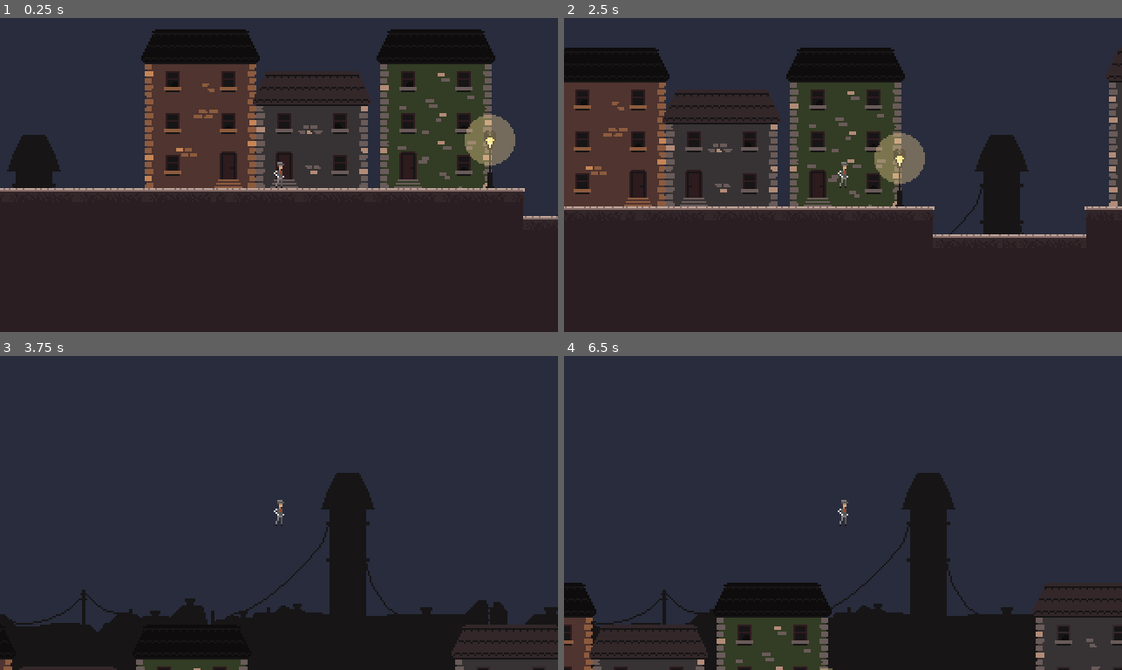
Above: before the commit, frames 1-4 (two rows, left to right).
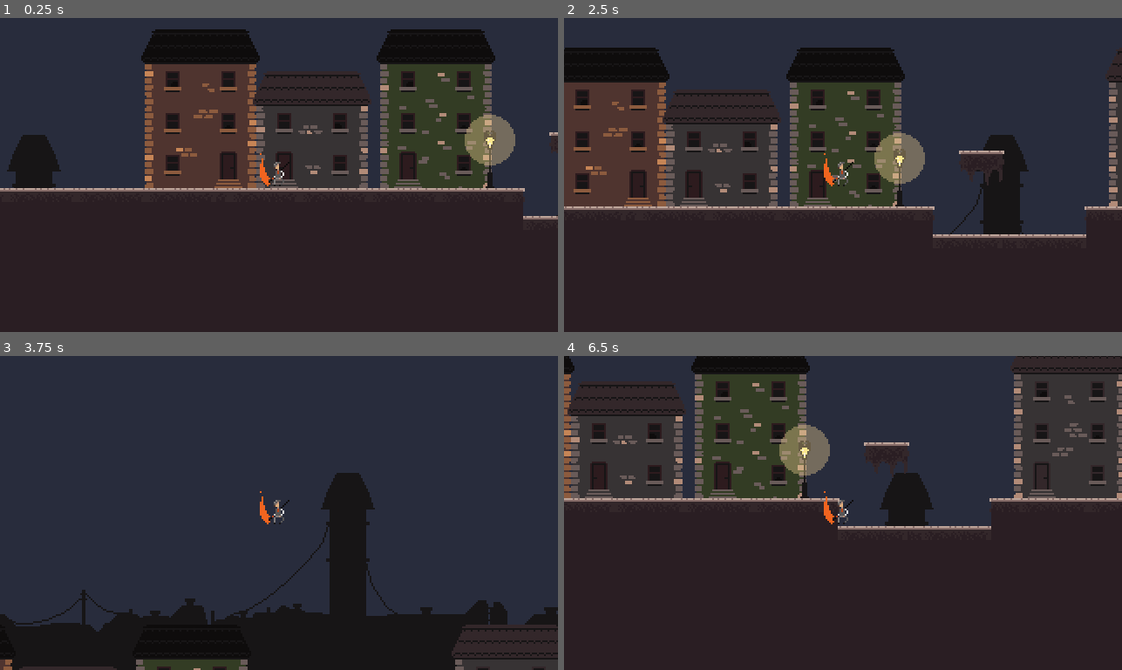
Above: after the commit, the same moments.

Repository: Gabrijel-Cobanov/Eestec_Starter_Project
Game: Godot game, scene res://Levels/RD/RD.tscn
Same seed, same stepped clock (60 frames per second), same inputs: the game is played once before the commit and once after it. This scene is started directly instead of the project's main scene.
Inputs:
- Up to frame 1 (0.25 s): no input
- Up to frame 2 (2.5 s): tap Enter (ui_accept) at 0.5 s; hold D (right) 0.53-2.03 s; tap Space (jump) at 0.6, 0.77, 1.07, 1.35, 1.52, 1.82, 2.1 s; hold A (left) from 2.03 s (still down)
- Up to frame 3 (3.75 s): release A (left) at 2.78 s; hold D (right) from 2.78 s (still down); tap Space (jump) at 2.85, 3.02, 3.32, 3.6 s
- Up to frame 4 (6.5 s): tap Space (jump) at 3.77, 4.07, 4.35, 4.52, 4.82, 5.1, 5.85, 6.02, 6.32 s; release D (right) at 4.28 s; hold A (left) 4.28-5.03 s; hold D (right) 5.03-5.78 s; hold A (left) from 5.78 s (still down)

The runs differ from the first frame. In frame 1, 0.2% of the frame differs, in the area x 46-100%, y 36-55%; in frame 2, 0.5%; in frame 3, 0.2%; in frame 4, 44%, in the area x 0-100%, y 0-100%.

Commit message:
Added a logo, made player animations
- Made player animations for idle, attacks, run, and the jump animation

Diff:
--- a/Entities/Player/Player.tscn
+++ b/Entities/Player/Player.tscn
@@ -13,6 +13,260 @@
 [ext_resource type="Script" path="res://Entities/Player/State Machine/States/PlayerHurt.gd" id="11_25wnf"]
 [ext_resource type="Script" path="res://Entities/Player/State Machine/States/PlayerDeath.gd" id="12_h68hv"]
 
+[sub_resource type="Animation" id="Animation_x5ox5"]
+resource_name = "idle"
+loop_mode = 1
+tracks/0/type = "value"
+tracks/0/imported = false
+tracks/0/enabled = true
+tracks/0/path = NodePath("RedHandJackSpritesheet:frame")
+tracks/0/interp = 1
+tracks/0/loop_wrap = true
+tracks/0/keys = {
+"times": PackedFloat32Array(0, 0.5, 1),
+"transitions": PackedFloat32Array(1, 1, 1),
+"update": 1,
+"values": [80, 81, 80]
+}
+
+[sub_resource type="Animation" id="Animation_2t1hl"]
+resource_name = "run"
+length = 0.8
+loop_mode = 1
+tracks/0/type = "value"
+tracks/0/imported = false
+tracks/0/enabled = true
+tracks/0/path = NodePath("RedHandJackSpritesheet:frame")
+tracks/0/interp = 1
+tracks/0/loop_wrap = true
+tracks/0/keys = {
+"times": PackedFloat32Array(0, 0.1, 0.2, 0.3, 0.4, 0.5, 0.6, 0.7),
+"transitions": PackedFloat32Array(1, 1, 1, 1, 1, 1, 1, 1),
+"update": 1,
+"values": [100, 101, 102, 103, 104, 105, 106, 107]
+}
+
+[sub_resource type="Animation" id="Animation_wx14c"]
+resource_name = "jump_start"
+length = 0.25
+step = 0.05
+tracks/0/type = "value"
+tracks/0/imported = false
+tracks/0/enabled = true
+tracks/0/path = NodePath("RedHandJackSpritesheet:frame")
+tracks/0/interp = 1
+tracks/0/loop_wrap = true
+tracks/0/keys = {
+"times": PackedFloat32Array(0, 0.25),
+"transitions": PackedFloat32Array(1, 1),
+"update": 0,
+"values": [110, 114]
+}
+
+[sub_resource type="Animation" id="Animation_ylrob"]
+resource_name = "jump_middle"
+length = 0.4
+loop_mode = 1
+tracks/0/type = "value"
+tracks/0/imported = false
+tracks/0/enabled = true
+tracks/0/path = NodePath("RedHandJackSpritesheet:frame")
+tracks/0/interp = 1
+tracks/0/loop_wrap = true
+tracks/0/keys = {
+"times": PackedFloat32Array(0, 0.1, 0.2, 0.3),
+"transitions": PackedFloat32Array(1, 1, 1, 1),
+"update": 1,
+"values": [120, 121, 122, 123]
+}
+
+[sub_resource type="Animation" id="Animation_yg3xg"]
+resource_name = "jump_end"
+length = 0.3
+tracks/0/type = "value"
+tracks/0/imported = false
+tracks/0/enabled = true
+tracks/0/path = NodePath("RedHandJackSpritesheet:frame")
+tracks/0/interp = 1
+tracks/0/loop_wrap = true
+tracks/0/keys = {
+"times": PackedFloat32Array(0, 0.1, 0.2, 0.3),
+"transitions": PackedFloat32Array(1, 1, 1, 1),
+"update": 1,
+"values": [130, 131, 132, 133]
+}
+
+[sub_resource type="Animation" id="Animation_d8vp1"]
+resource_name = "swing_1_side"
+length = 0.4
+tracks/0/type = "value"
+tracks/0/imported = false
+tracks/0/enabled = true
+tracks/0/path = NodePath("RedHandJackSpritesheet:frame")
+tracks/0/interp = 1
+tracks/0/loop_wrap = true
+tracks/0/keys = {
+"times": PackedFloat32Array(0, 0.4),
+"transitions": PackedFloat32Array(1, 1),
+"update": 0,
+"values": [140, 144]
+}
+
+[sub_resource type="Animation" id="Animation_apr8t"]
+resource_name = "swing_2_side"
+length = 0.4
+tracks/0/type = "value"
+tracks/0/imported = false
+tracks/0/enabled = true
+tracks/0/path = NodePath("RedHandJackSpritesheet:frame")
+tracks/0/interp = 1
+tracks/0/loop_wrap = true
+tracks/0/keys = {
+"times": PackedFloat32Array(0, 0.4),
+"transitions": PackedFloat32Array(1, 1),
+"update": 0,
+"values": [145, 149]
+}
+
+[sub_resource type="Animation" id="Animation_lpx4m"]
+resource_name = "swing_1_up"
+length = 0.4
+tracks/0/type = "value"
+tracks/0/imported = false
+tracks/0/enabled = true
+tracks/0/path = NodePath("RedHandJackSpritesheet:frame")
+tracks/0/interp = 1
+tracks/0/loop_wrap = true
+tracks/0/keys = {
+"times": PackedFloat32Array(0, 0.4),
+"transitions": PackedFloat32Array(1, 1),
+"update": 0,
+"values": [150, 154]
+}
+
+[sub_resource type="Animation" id="Animation_at7g5"]
+resource_name = "swing_2_up"
+length = 0.4
+tracks/0/type = "value"
+tracks/0/imported = false
+tracks/0/enabled = true
+tracks/0/path = NodePath("RedHandJackSpritesheet:frame")
+tracks/0/interp = 1
+tracks/0/loop_wrap = true
+tracks/0/keys = {
+"times": PackedFloat32Array(0, 0.4),
+"transitions": PackedFloat32Array(1, 1),
+"update": 0,
+"values": [155, 159]
+}
+
+[sub_resource type="Animation" id="Animation_nchmf"]
+resource_name = "swing_1_side_air"
+length = 0.4
+tracks/0/type = "value"
+tracks/0/imported = false
+tracks/0/enabled = true
+tracks/0/path = NodePath("RedHandJackSpritesheet:frame")
+tracks/0/interp = 1
+tracks/0/loop_wrap = true
+tracks/0/keys = {
+"times": PackedFloat32Array(0, 0.4),
+"transitions": PackedFloat32Array(1, 1),
+"update": 0,
+"values": [160, 164]
+}
+
+[sub_resource type="Animation" id="Animation_f6pvo"]
+resource_name = "swing_2_side_air"
+length = 0.4
+tracks/0/type = "value"
+tracks/0/imported = false
+tracks/0/enabled = true
+tracks/0/path = NodePath("RedHandJackSpritesheet:frame")
+tracks/0/interp = 1
+tracks/0/loop_wrap = true
+tracks/0/keys = {
+"times": PackedFloat32Array(0, 0.4),
+"transitions": PackedFloat32Array(1, 1),
+"update": 0,
+"values": [165, 169]
+}
+
+[sub_resource type="Animation" id="Animation_onejk"]
+resource_name = "swing_1_up_air"
+length = 0.4
+tracks/0/type = "value"
+tracks/0/imported = false
+tracks/0/enabled = true
+tracks/0/path = NodePath("RedHandJackSpritesheet:frame")
+tracks/0/interp = 1
+tracks/0/loop_wrap = true
+tracks/0/keys = {
+"times": PackedFloat32Array(0, 0.4),
+"transitions": PackedFloat32Array(1, 1),
+"update": 0,
+"values": [170, 174]
+}
+
+[sub_resource type="Animation" id="Animation_gcb1e"]
+resource_name = "swing_2_up_air"
+length = 0.4
+tracks/0/type = "value"
+tracks/0/imported = false
+tracks/0/enabled = true
+tracks/0/path = NodePath("RedHandJackSpritesheet:frame")
+tracks/0/interp = 1
+tracks/0/loop_wrap = true
+tracks/0/keys = {
+"times": PackedFloat32Array(0, 0.4),
+"transitions": PackedFloat32Array(1, 1),
+"update": 0,
+"values": [175, 179]
+}
+
+[sub_resource type="Animation" id="Animation_cu33m"]
+resource_name = "hurt"
+
+[sub_resource type="Animation" id="Animation_bj381"]
+resource_name = "death"
+
+[sub_resource type="Animation" id="Animation_a1bf7"]
+resource_name = "turn_to_run"
+length = 0.15
+step = 0.05
+tracks/0/type = "value"
+tracks/0/imported = false
+tracks/0/enabled = true
+tracks/0/path = NodePath("RedHandJackSpritesheet:frame")
+tracks/0/interp = 1
+tracks/0/loop_wrap = true
+tracks/0/keys = {
+"times": PackedFloat32Array(0, 0.15),
+"transitions": PackedFloat32Array(1, 1),
+"update": 0,
+"values": [90, 92]
+}
+
+[sub_resource type="AnimationLibrary" id="AnimationLibrary_gqyvl"]
+_data = {
+"death": SubResource("Animation_bj381"),
+"hurt": SubResource("Animation_cu33m"),
+"idle": SubResource("Animation_x5ox5"),
+"jump_end": SubResource("Animation_yg3xg"),
+"jump_middle": SubResource("Animation_ylrob"),
+"jump_start": SubResource("Animation_wx14c"),
+"run": SubResource("Animation_2t1hl"),
+"swing_1_side": SubResource("Animation_d8vp1"),
+"swing_1_side_air": SubResource("Animation_nchmf"),
+"swing_1_up": SubResource("Animation_lpx4m"),
+"swing_1_up_air": SubResource("Animation_onejk"),
+"swing_2_side": SubResource("Animation_apr8t"),
+"swing_2_side_air": SubResource("Animation_f6pvo"),
+"swing_2_up": SubResource("Animation_at7g5"),
+"swing_2_up_air": SubResource("Animation_gcb1e"),
+"turn_to_run": SubResource("Animation_a1bf7")
+}
+
 [sub_resource type="RectangleShape2D" id="RectangleShape2D_v87a7"]
 size = Vector2(4, 15)
 
@@ -36,8 +290,12 @@
 texture = ExtResource("1_cmuam")
 hframes = 10
 vframes = 26
+frame = 179
 
 [node name="AnimationPlayer" type="AnimationPlayer" parent="Visuals"]
+libraries = {
+"": SubResource("AnimationLibrary_gqyvl")
+}
 
 [node name="RB2D collision" type="CollisionShape2D" parent="."]
 shape = SubResource("RectangleShape2D_v87a7")
@@ -71,6 +329,10 @@
 
 [node name="Timers" type="Node2D" parent="."]
 
-[node name="Timer" type="Timer" parent="Timers"]
+[node name="CoyoteTimer" type="Timer" parent="Timers"]
 wait_time = 0.2
 one_shot = true
+
+[node name="JumpBuffer" type="Timer" parent="Timers"]
+wait_time = 0.1
+one_shot = true
--- a/Entities/Player/State Machine/PlayerStateMachine.gd
+++ b/Entities/Player/State Machine/PlayerStateMachine.gd
@@ -6,7 +6,9 @@
 # Nodes
 @onready var health_component = $"../HealthComponent"
 @onready var CB2D = $".."
-@onready var coyote_timer = $"../Timers/Timer"
+@onready var coyote_timer = $"../Timers/CoyoteTimer"
+@onready var jump_buffer = $"../Timers/JumpBuffer"
+
 
 # States
 @onready var idle = $PlayerIdle
@@ -25,11 +27,13 @@
 var input_direction: Vector2 = Vector2.ZERO
 var GRAVITY: int = ProjectSettings.get_setting("physics/2d/default_gravity")
 var coyote_time: float = 0.2
+var jump_buffer_time: float = 0.1
 @export var movement_speed: float = 10
 @export var jump_force: float = -20
 
 # Flags
 var is_facing_right: bool = true
+var jump_pressed: bool = true
 var can_jump: bool = true
 var should_jump: bool = true
 var can_attack: bool = true
@@ -42,11 +46,16 @@
 
 	if CB2D.is_on_floor():
 		coyote_timer.wait_time = coyote_time
+		jump_buffer.wait_time = jump_buffer_time
 	elif !CB2D.is_on_floor() and coyote_timer.time_left == 0.2:
 		print_debug("Starting timer")
 		coyote_timer.start()
 
+	if Input.is_action_just_pressed("jump"):
+		jump_buffer.start()
+
 	can_jump = coyote_timer.time_left >= 0
+	should_jump = jump_buffer.time_left >= 0
 
 
 
@@ -57,7 +66,7 @@
 	if !CB2D.is_on_floor():
 		CB2D.velocity.y += GRAVITY
 
-	if Input.is_action_just_pressed("jump") and can_jump:
+	if Input.is_action_just_pressed("jump") and can_jump and should_jump:
 		CB2D.velocity.y =  jump_force * 50
 
 	CB2D.velocity.x = input_direction.x * movement_speed * nf * delta
--- a/Levels/RD/RD.tscn
+++ b/Levels/RD/RD.tscn
@@ -54,7 +54,7 @@
 position = Vector2(117, 10.5)
 tile_set = ExtResource("3_3r2kq")
 format = 2
-layer_0/tile_data = PackedInt32Array(1245169, 131072, 0, 124 …(23916 unchanged characters)… 2, 1769444, 196608, 2, 1245148, 65536, 0)
+layer_0/tile_data = PackedInt32Array(1245169, 131072, 0, 124 …(23916 unchanged characters)… 2, 1769444, 196608, 2, 1245148, 65536, 0, 917516, 0, 0, 917517, 65536, 0, 917518, 131072, 0, 917519, 327680, 0, 917520, 393216, 0, 983053, 131072, 5, 1048589, 131072, 6, 983054, 196608, 5, 1048590, 196608, 6, 983055, 262144, 5, 1048591, 262144, 6)
 
 [node name="CityLamp" parent="Environment" instance=ExtResource("8_v7l2a")]
 position = Vector2(186, 138)
--- a/project.godot
+++ b/project.godot
@@ -13,7 +13,8 @@
 config/name="Eestec_Starter_Project"
 run/main_scene="res://Menus and UI/Start menu/start_menu.tscn"
 config/features=PackedStringArray("4.2", "Mobile")
-config/icon="res://icon.svg"
+boot_splash/bg_color=Color(0.364706, 0.678431, 0.886275, 1)
+config/icon="res://Eestec Gamedev Logo.png"
 
 [display]
 
Binary file added: Eestec Gamedev Logo.png
Not shown, added: Eestec Gamedev Logo.png.import
Not shown: 1 places in Entities/Player/Player.tscn that only renumber resources
